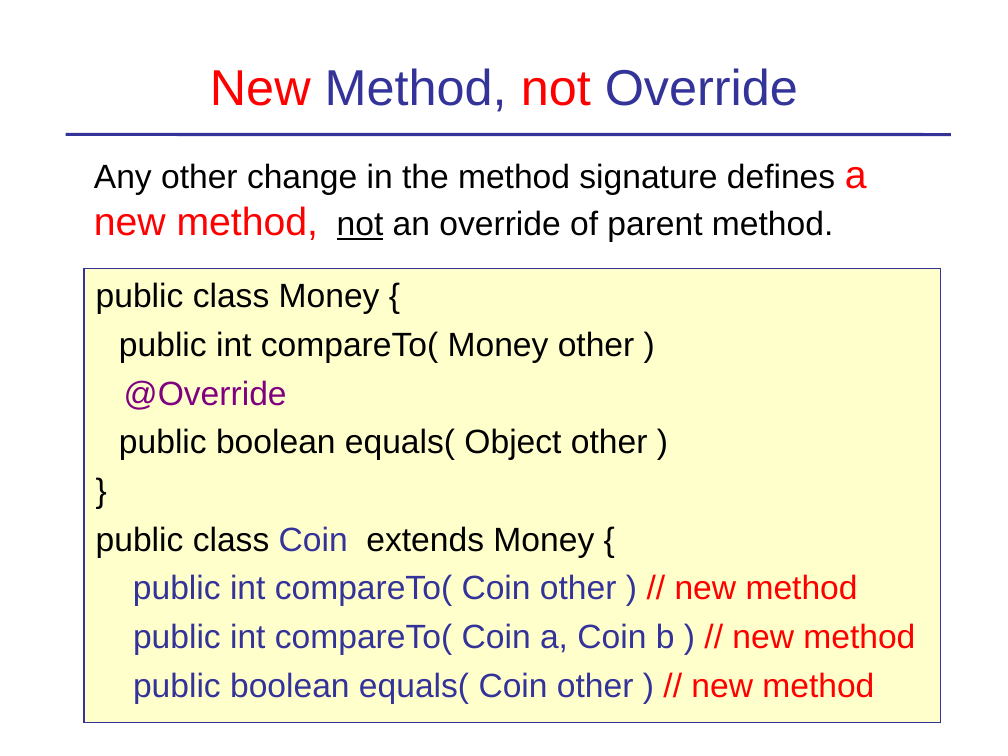
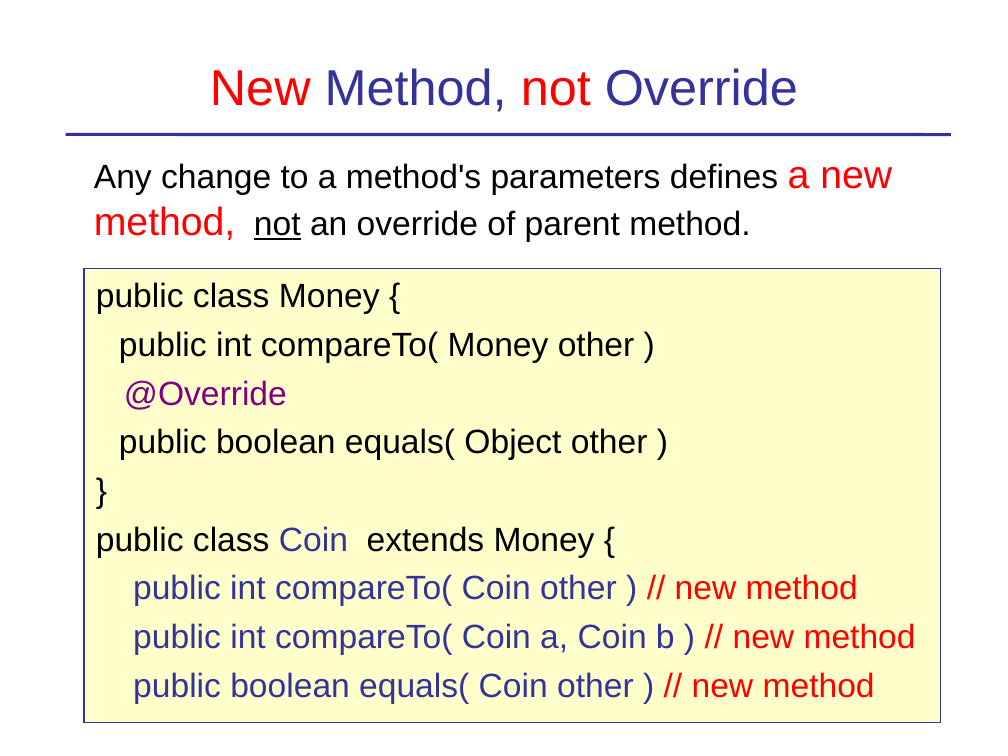
Before and after one commit to skeoop/skeoop.github.io, a slide deck: slide 31 of oop/Inheritance-Basics.ppt (slide 32 before the commit). Drawn at 1008x756 pixels with LibreOffice and Linux fonts; fonts in the diff are those of the drawing. Boxes give left, top, right and bottom in pixels: in the first picture for what was removed or moved away, otherwise in the second. Text is boxed around its words. In the diff, an @@ line names an element or a change of style, - is before the commit and + after.

```diff
--- a/oop/Inheritance-Basics.ppt
+++ b/oop/Inheritance-Basics.ppt
@@ text at (94, 163, 892, 242): text changed @@
-Any other change in the method signature defines a new method, not an override of parent method.
+Any change to a method's parameters defines a new method, not an override of parent method.
```
Also in this commit, not shown: 25 other slides changed, 1 slide added, 4 slides removed, 5 other files.
